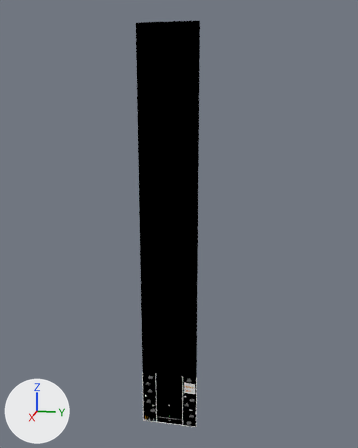
The Blender file Galatic Attackers/Level2.blend: old version first, new version second.
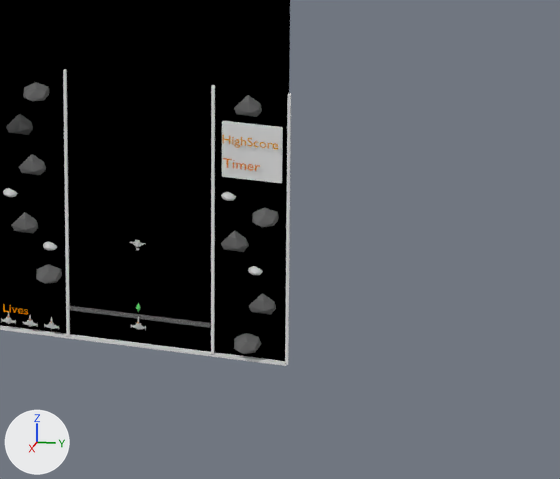
Each version is shown whole from a camera (50 mm lens) standing at (1580.0, 352.0, 1159.0) and looking at (-4.0, 35.0, 763.0), then close up on the part from 40% to 69% of the width and 81% to 100% of the height. Arrows for +X, +Y and +Z are at lower left; the lights stay in place.
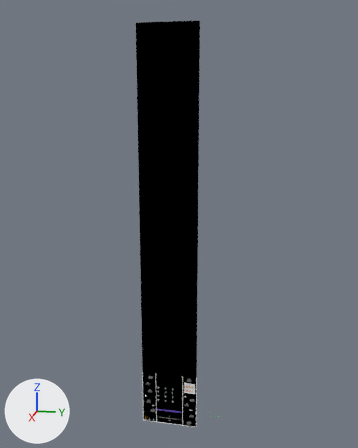
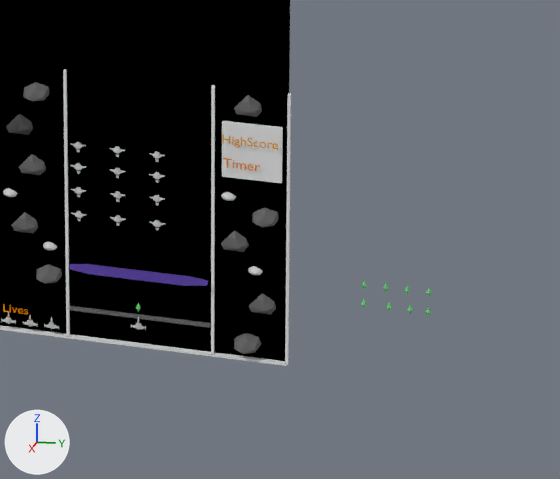
Patch to the scene script:
```diff
--- a/Galatic Attackers/Level2.blend.py
+++ b/Galatic Attackers/Level2.blend.py
@@ ob_spaceship5 @@
 ob_spaceship5 = bpy.data.objects.new('Spaceship5', me_spaceship5)
-ob_spaceship5.location = (5.6, -0.2, 79.9)
+ob_spaceship5.location = (5.6, -13.4, 96.6)
 ob_spaceship5.rotation_euler = (-3.142, 0.0, 1.571)  # degrees (-180, 0, 90)
@@ ob_shield @@
+ob_shield = bpy.data.objects.new('shield', me_crystal1)  # 24 vertices, 26 faces; spans x -0.229..0.229, y -0.378..0.378, z -0.128..0.128; in mat_purple (purple #5d41a8)
+ob_shield.location = (5.0, 0.0, 56.0)
+ob_shield.scale = (25.0, 125.0, 1.0)
@@ ob_spaceship5_011 @@
+ob_spaceship5_011 = bpy.data.objects.new('Spaceship5.011', me_spaceship5_011)  # 293 vertices, 270 faces; spans x -5.31..5.31, y -0.01..2.21, z -2.77..4.79; in mat_white_012 (light grey #d1d1d1), mat_black_011 (black #272727)
+ob_spaceship5_011.location = (5.6, -40.0, 132.2)
+ob_spaceship5_011.rotation_euler = (-3.142, 0.0, 1.571)  # degrees (-180, 0, 90)
@@ ob_spaceship5_010 @@
+ob_spaceship5_010 = bpy.data.objects.new('Spaceship5.010', me_spaceship5_010)  # 293 vertices, 270 faces; spans x -5.31..5.31, y -0.01..2.21, z -2.77..4.79; in mat_white_011 (light grey #d1d1d1), mat_black_010 (black #272727)
+ob_spaceship5_010.location = (5.6, -13.4, 132.2)
+ob_spaceship5_010.rotation_euler = (-3.142, 0.0, 1.571)  # degrees (-180, 0, 90)
@@ ob_spaceship5_009 @@
+ob_spaceship5_009 = bpy.data.objects.new('Spaceship5.009', me_spaceship5_009)  # 293 vertices, 270 faces; spans x -5.31..5.31, y -0.01..2.21, z -2.77..4.79; in mat_white_009 (light grey #d1d1d1), mat_black_009 (black #272727)
+ob_spaceship5_009.location = (5.6, 13.3, 132.2)
+ob_spaceship5_009.rotation_euler = (-3.142, 0.0, 1.571)  # degrees (-180, 0, 90)
@@ ob_spaceship5_008 @@
+ob_spaceship5_008 = bpy.data.objects.new('Spaceship5.008', me_spaceship5_008)  # 293 vertices, 270 faces; spans x -5.31..5.31, y -0.01..2.21, z -2.77..4.79; in mat_white_008 (light grey #d1d1d1), mat_black_008 (black #272727)
+ob_spaceship5_008.location = (5.6, 13.3, 115.3)
+ob_spaceship5_008.rotation_euler = (-3.142, 0.0, 1.571)  # degrees (-180, 0, 90)
@@ ob_spaceship5_007 @@
+ob_spaceship5_007 = bpy.data.objects.new('Spaceship5.007', me_spaceship5_007)  # 293 vertices, 270 faces; spans x -5.31..5.31, y -0.01..2.21, z -2.77..4.79; in mat_white_007 (light grey #d1d1d1), mat_black_007 (black #272727)
+ob_spaceship5_007.location = (5.6, 13.3, 147.4)
+ob_spaceship5_007.rotation_euler = (-3.142, 0.0, 1.571)  # degrees (-180, 0, 90)
@@ ob_spaceship5_006 @@
+ob_spaceship5_006 = bpy.data.objects.new('Spaceship5.006', me_spaceship5_006)  # 293 vertices, 270 faces; spans x -5.31..5.31, y -0.01..2.21, z -2.77..4.79; in mat_white_006 (light grey #d1d1d1), mat_black_006 (black #272727)
+ob_spaceship5_006.location = (5.6, -13.4, 147.9)
+ob_spaceship5_006.rotation_euler = (-3.142, 0.0, 1.571)  # degrees (-180, 0, 90)
@@ ob_spaceship5_005 @@
+ob_spaceship5_005 = bpy.data.objects.new('Spaceship5.005', me_spaceship5_005)  # 293 vertices, 270 faces; spans x -5.31..5.31, y -0.01..2.21, z -2.77..4.79; in mat_white_005 (light grey #d1d1d1), mat_black_005 (black #272727)
+ob_spaceship5_005.location = (5.6, -13.4, 114.5)
+ob_spaceship5_005.rotation_euler = (-3.142, 0.0, 1.571)  # degrees (-180, 0, 90)
@@ ob_spaceship5_004 @@
+ob_spaceship5_004 = bpy.data.objects.new('Spaceship5.004', me_spaceship5_004)  # 293 vertices, 270 faces; spans x -5.31..5.31, y -0.01..2.21, z -2.77..4.79; in mat_white_004 (light grey #d1d1d1), mat_black_004 (black #272727)
+ob_spaceship5_004.location = (5.6, -40.0, 114.5)
+ob_spaceship5_004.rotation_euler = (-3.142, 0.0, 1.571)  # degrees (-180, 0, 90)
@@ ob_spaceship5_003 @@
+ob_spaceship5_003 = bpy.data.objects.new('Spaceship5.003', me_spaceship5_003)  # 293 vertices, 270 faces; spans x -5.31..5.31, y -0.01..2.21, z -2.77..4.79; in mat_white_003 (light grey #d1d1d1), mat_black_003 (black #272727)
+ob_spaceship5_003.location = (5.6, -40.0, 148.1)
+ob_spaceship5_003.rotation_euler = (-3.142, 0.0, 1.571)  # degrees (-180, 0, 90)
@@ ob_spaceship5_002 @@
+ob_spaceship5_002 = bpy.data.objects.new('Spaceship5.002', me_spaceship5_002)  # 293 vertices, 270 faces; spans x -5.31..5.31, y -0.01..2.21, z -2.77..4.79; in mat_white_002 (light grey #d1d1d1), mat_black_002 (black #272727)
+ob_spaceship5_002.location = (5.6, -40.0, 96.6)
+ob_spaceship5_002.rotation_euler = (-3.142, 0.0, 1.571)  # degrees (-180, 0, 90)
@@ ob_spaceship5_001 @@
+ob_spaceship5_001 = bpy.data.objects.new('Spaceship5.001', me_spaceship5_001)  # 293 vertices, 270 faces; spans x -5.31..5.31, y -0.01..2.21, z -2.77..4.79; in mat_white_001 (light grey #d1d1d1), mat_black_001 (black #272727)
+ob_spaceship5_001.location = (5.6, 13.3, 96.6)
+ob_spaceship5_001.rotation_euler = (-3.142, 0.0, 1.571)  # degrees (-180, 0, 90)
```

Pixel boxes [x1, y1, x2, y2] of what changed, in the close-ups (560 x 479 px):
'shield', added (purple)
    after: [68, 264, 208, 286]
'Spaceship5', moved
    before: [129, 240, 145, 250]
    after: [110, 215, 126, 226]
'Spaceship5.006', added
    after: [109, 146, 125, 157]
'Spaceship5.011', added
    after: [70, 163, 86, 174]
'Spaceship5.009', added
    after: [149, 172, 165, 183]
'Spaceship5.005', added
    after: [110, 191, 126, 202]
'Spaceship5.001', added
    after: [149, 220, 165, 231]
'Spaceship5.007', added
    after: [149, 151, 165, 162]
'Spaceship5.008', added
    after: [150, 195, 165, 206]
'Spaceship5.010', added
    after: [109, 167, 125, 178]
'Spaceship5.002', added
    after: [71, 211, 87, 221]
'Spaceship5.003', added
    after: [70, 142, 86, 152]
'Spaceship5.004', added
    after: [71, 187, 86, 197]
